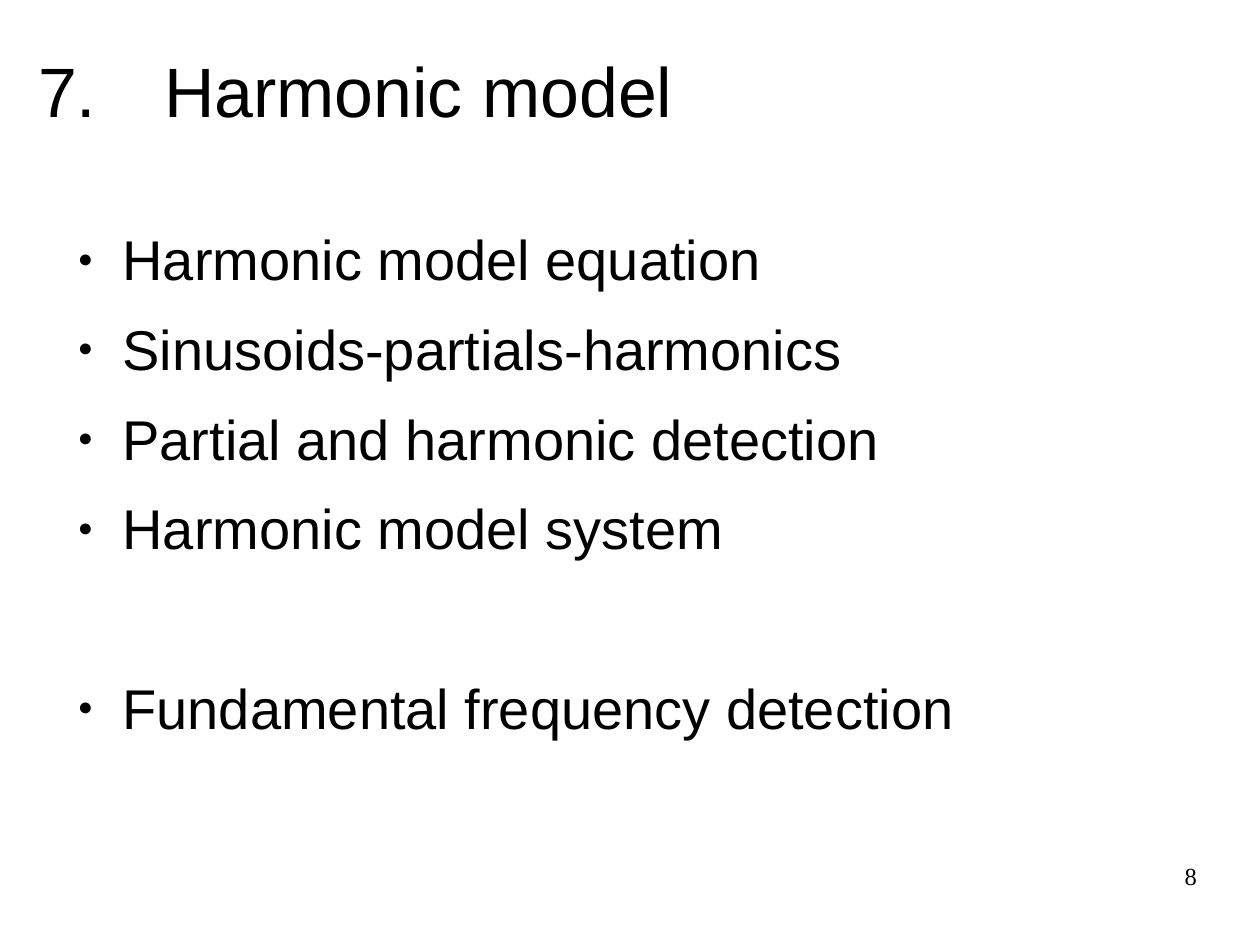
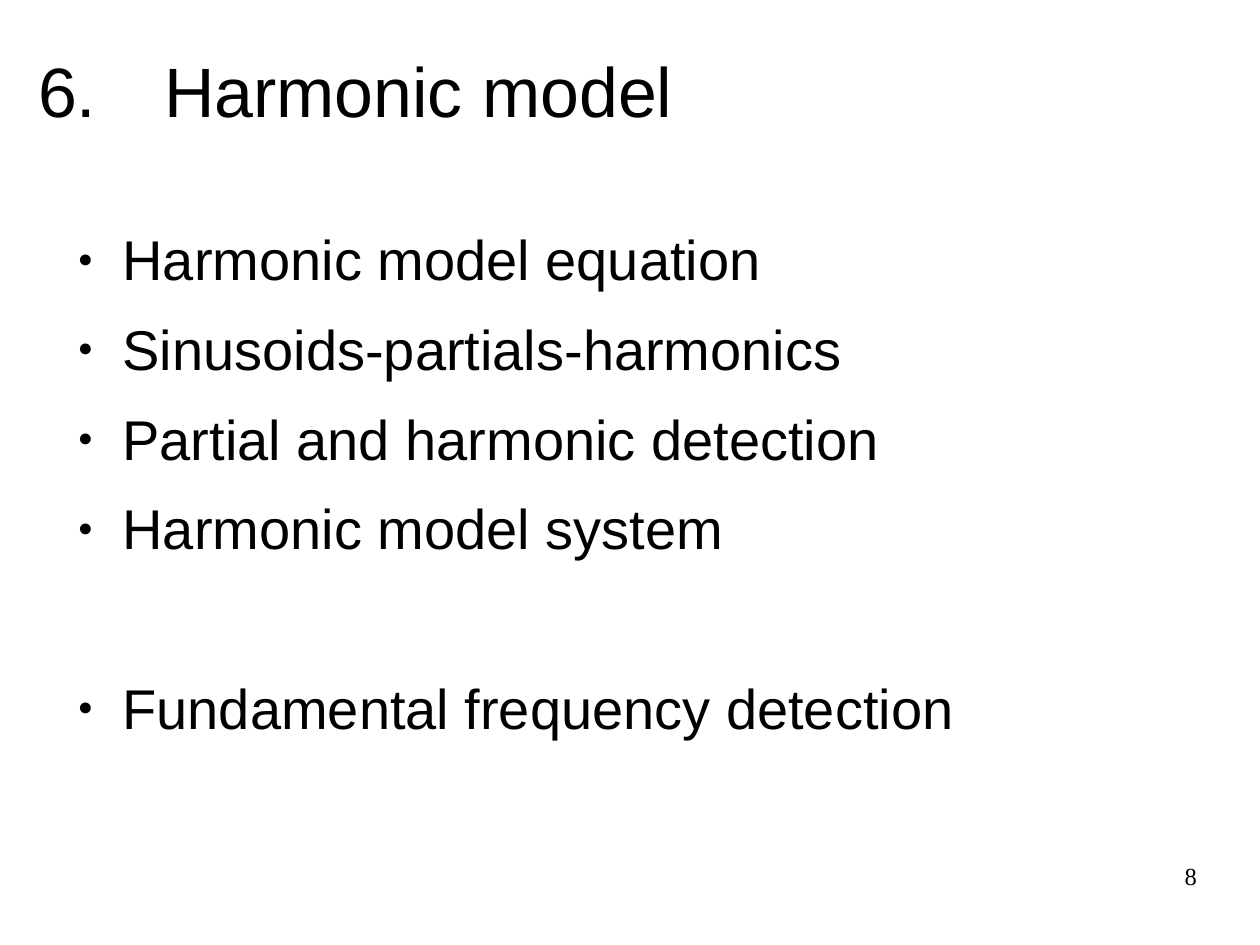
Before and after one commit to MTG/sms-tools, a slide deck: slide 8 of lectures/1-Introduction/Course-outline.odp. Drawn at 1260x945 pixels with LibreOffice and Linux fonts; fonts in the diff are those of the drawing. Boxes give left, top, right and bottom in pixels: in the first picture for what was removed or moved away, otherwise in the second. Text is boxed around its words. In the diff, an @@ line names an element or a change of style, - is before the commit and + after.

```diff
--- a/lectures/1-Introduction/Course-outline.odp
+++ b/lectures/1-Introduction/Course-outline.odp
@@ title at box(38, 66, 672, 118): text changed @@
-7. Harmonic model
+6. Harmonic model
```
Also in this commit, not shown: 3 other slides changed, 1 slide added, 1 slide removed, 17 other files.
